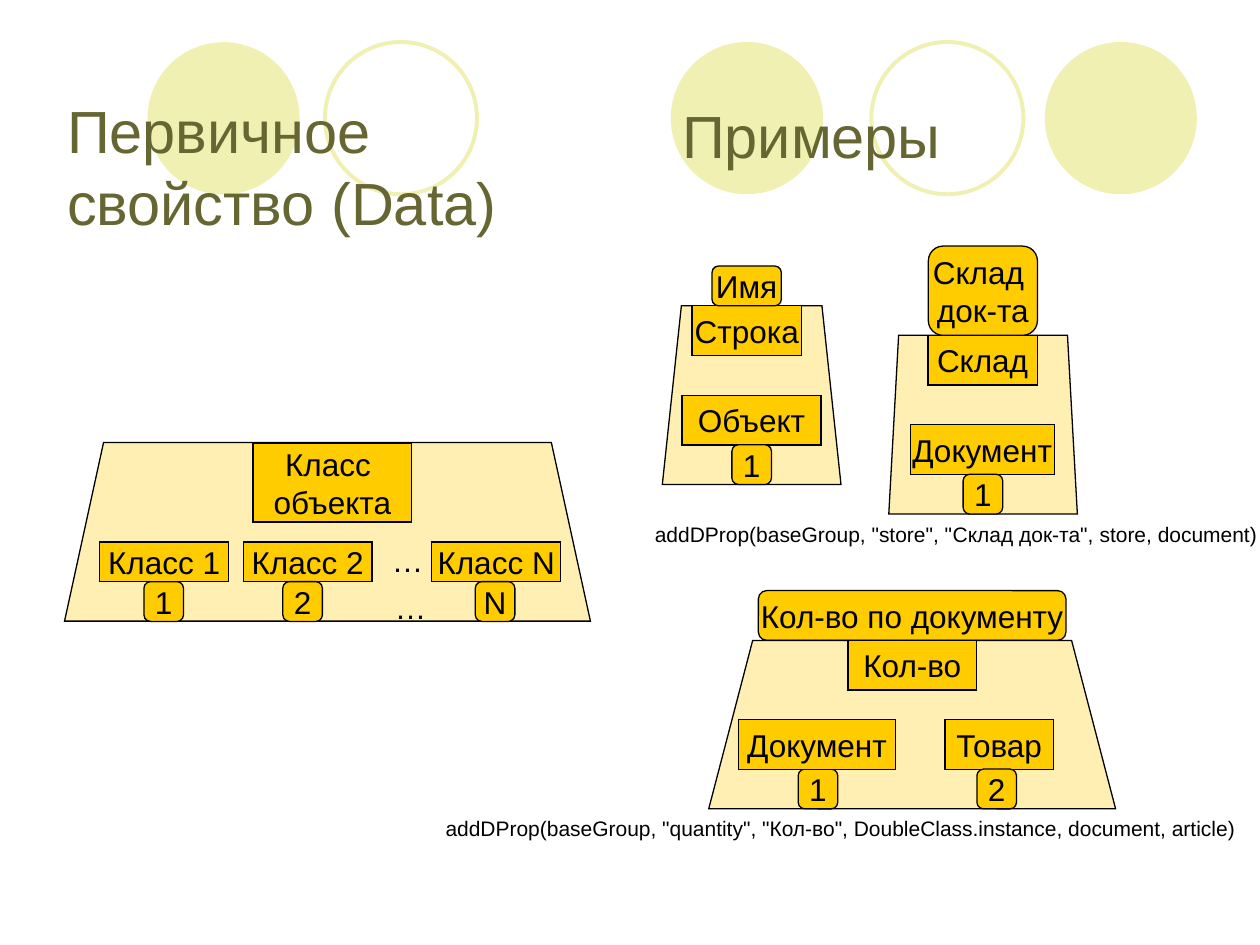
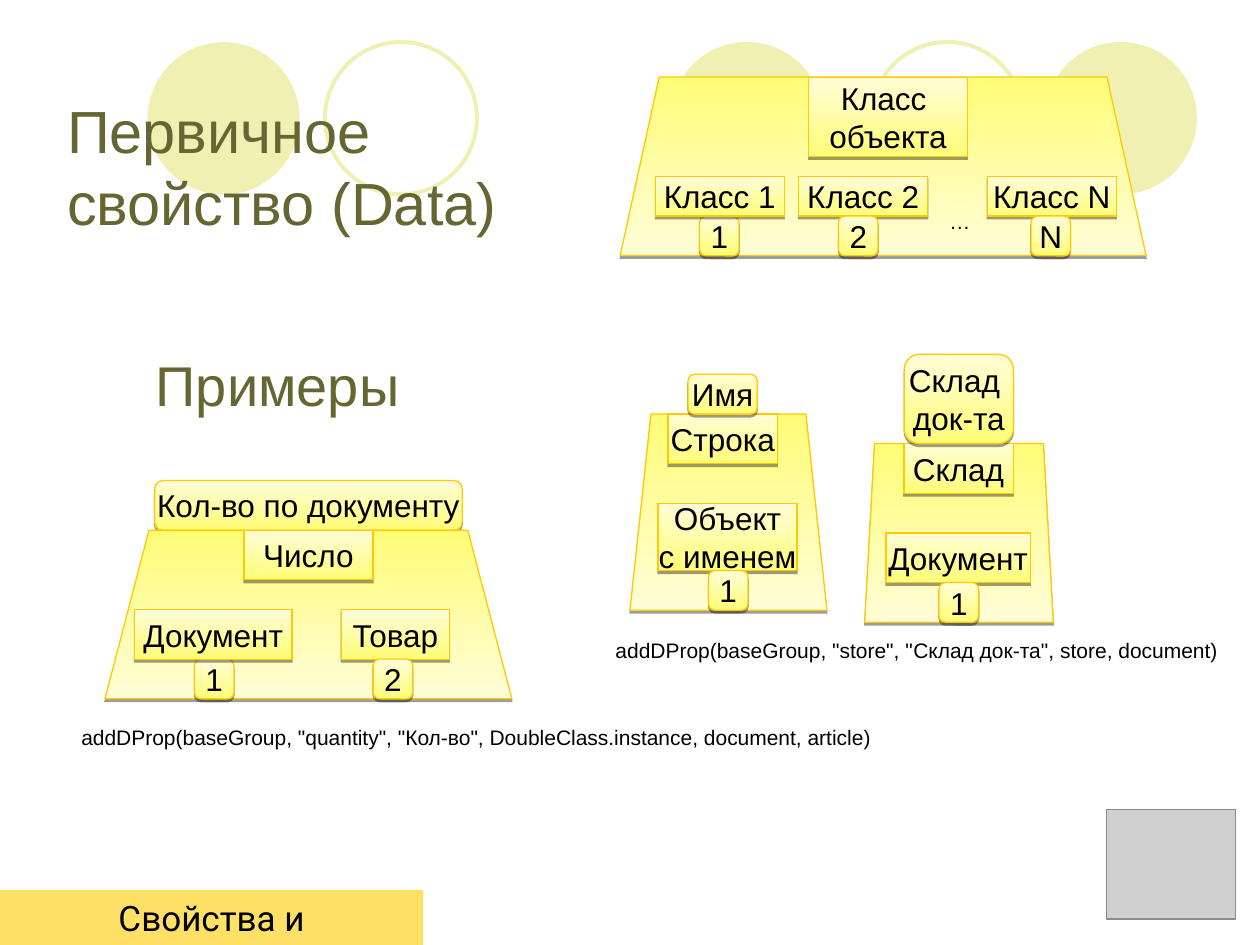
Before and after one commit to lsfusion/platform, a slide deck: slide 19 of platform/docs/Презентация.ppt (slide 8 before the commit). Drawn at 1260x945 pixels with LibreOffice and Linux fonts; fonts in the diff are those of the drawing; grey boxes stand for pictures. Boxes give left, top, right and bottom in pixels: in the first picture for what was removed or moved away, otherwise in the second. Text is boxed around its words. In the diff, an @@ line names an element or a change of style, - is before the commit and + after.

```diff
--- a/platform/docs/Презентация.ppt
+++ b/platform/docs/Презентация.ppt
@@ freeform shape added at (x1=620, y1=77, x2=1145, y2=256), fill gradient #FFFC78 to #FFFDD7, outline #FFCB00 0.74 pt @@
@@ text added at (x1=937, y1=202, x2=983, y2=239), 12 pt, text #000000 @@
+…
@@ freeform shape "1" moved from (x1=799, y1=769, x2=838, y2=809) to (x1=699, y1=217, x2=738, y2=257) @@
@@ freeform shape "2" moved from (x1=976, y1=769, x2=1016, y2=809) to (x1=838, y1=217, x2=877, y2=257) @@
@@ 4 rectangles, 1 freeform shape moved together from (x1=100, y1=444, x2=561, y2=622) to (x1=655, y1=77, x2=1116, y2=257) @@
@@ text "Примеры" moved from (x1=682, y1=110, x2=940, y2=168) to (x1=156, y1=367, x2=400, y2=417) @@
@@ text "Примеры" at (x1=156, y1=367, x2=400, y2=417): size 34 to 32 pt @@
@@ fill #FFCC00 at 30% opacity to gradient #FFFC78 to #FFFDD7; outline #000000 0.74 pt to #FFCB00 0.74 pt; shadow on in 3 elements at (x1=864, y1=444, x2=1053, y2=622), (x1=105, y1=530, x2=512, y2=699), (x1=630, y1=415, x2=827, y2=611) @@
@@ freeform shape resized from (x1=663, y1=306, x2=842, y2=485) to (x1=630, y1=415, x2=827, y2=611) @@
@@ 3 rectangles, 2 freeform shapes, 2 rounded rectangles moved together from (x1=692, y1=246, x2=1077, y2=514) to (x1=668, y1=354, x2=1053, y2=622) @@
@@ fill #FFCC00 to gradient #FFFC78 to #FFFDD7; outline #000000 0.74 pt to #FFCB00 0.74 pt; shadow on in 20 elements at (x1=194, y1=659, x2=233, y2=699), (x1=886, y1=533, x2=1029, y2=582), (x1=903, y1=444, x2=1013, y2=493), (x1=939, y1=582, x2=978, y2=622), (x1=668, y1=415, x2=777, y2=464), (x1=905, y1=354, x2=1014, y2=444), (x1=688, y1=374, x2=757, y2=415), (x1=708, y1=571, x2=747, y2=611), (x1=373, y1=659, x2=412, y2=699), (x1=809, y1=77, x2=968, y2=156), (x1=655, y1=176, x2=784, y2=215), (x1=799, y1=176, x2=927, y2=215), (x1=988, y1=176, x2=1116, y2=215), (x1=1031, y1=217, x2=1070, y2=257), (x1=155, y1=480, x2=462, y2=529), (x1=341, y1=610, x2=450, y2=659), (x1=838, y1=217, x2=877, y2=257), (x1=699, y1=217, x2=738, y2=257), (x1=135, y1=610, x2=292, y2=659), (x1=658, y1=504, x2=796, y2=571) @@
@@ rectangle "Объект" resized from (x1=682, y1=396, x2=820, y2=445) to (x1=658, y1=504, x2=796, y2=571) @@
@@ freeform shape resized from (x1=64, y1=442, x2=590, y2=621) to (x1=105, y1=530, x2=512, y2=699) @@
@@ rectangle added at (x1=244, y1=530, x2=373, y2=580), fill gradient #FFFC78 to #FFFDD7, outline #FFCB00 0.74 pt, 18 pt, text #000000 @@
+Число
@@ text removed at (x1=379, y1=534, x2=436, y2=585) @@
-…
@@ text in rectangle at (x1=659, y1=551, x2=796, y2=577): paragraph added @@
+с именем
@@ text removed at (x1=382, y1=582, x2=438, y2=633) @@
-…
@@ freeform shape "1" moved from (x1=732, y1=445, x2=771, y2=485) to (x1=708, y1=571, x2=747, y2=611) @@
@@ 2 rectangles, 1 rounded rectangle moved together from (x1=738, y1=591, x2=1066, y2=769) to (x1=135, y1=480, x2=462, y2=659) @@
@@ freeform shape "1" moved from (x1=144, y1=582, x2=183, y2=622) to (x1=194, y1=659, x2=233, y2=699) @@
@@ freeform shape "2" moved from (x1=282, y1=582, x2=321, y2=622) to (x1=373, y1=659, x2=412, y2=699) @@
@@ text "addDProp(baseGroup, "store", "Склад док-та", store, ..." moved from (x1=655, y1=526, x2=1257, y2=546) to (x1=615, y1=642, x2=1217, y2=663) @@
@@ freeform shape removed at (x1=709, y1=640, x2=1116, y2=809) @@
@@ rectangle removed at (x1=848, y1=640, x2=976, y2=689) @@
-Кол-во
@@ text "addDProp(baseGroup, "quantity", "Кол-во", DoubleClass.instan ..." moved from (x1=446, y1=820, x2=1235, y2=840) to (x1=81, y1=729, x2=871, y2=750) @@
@@ picture added at (x1=1106, y1=810, x2=1235, y2=920) @@
@@ rectangle added at (x1=0, y1=890, x2=423, y2=945), fill #FFE066, 20 pt, text #000000 @@
+Свойства и ограничения
```
Also in this commit, not shown: 11 other slides changed, 29 slides added, 18 slides removed.
